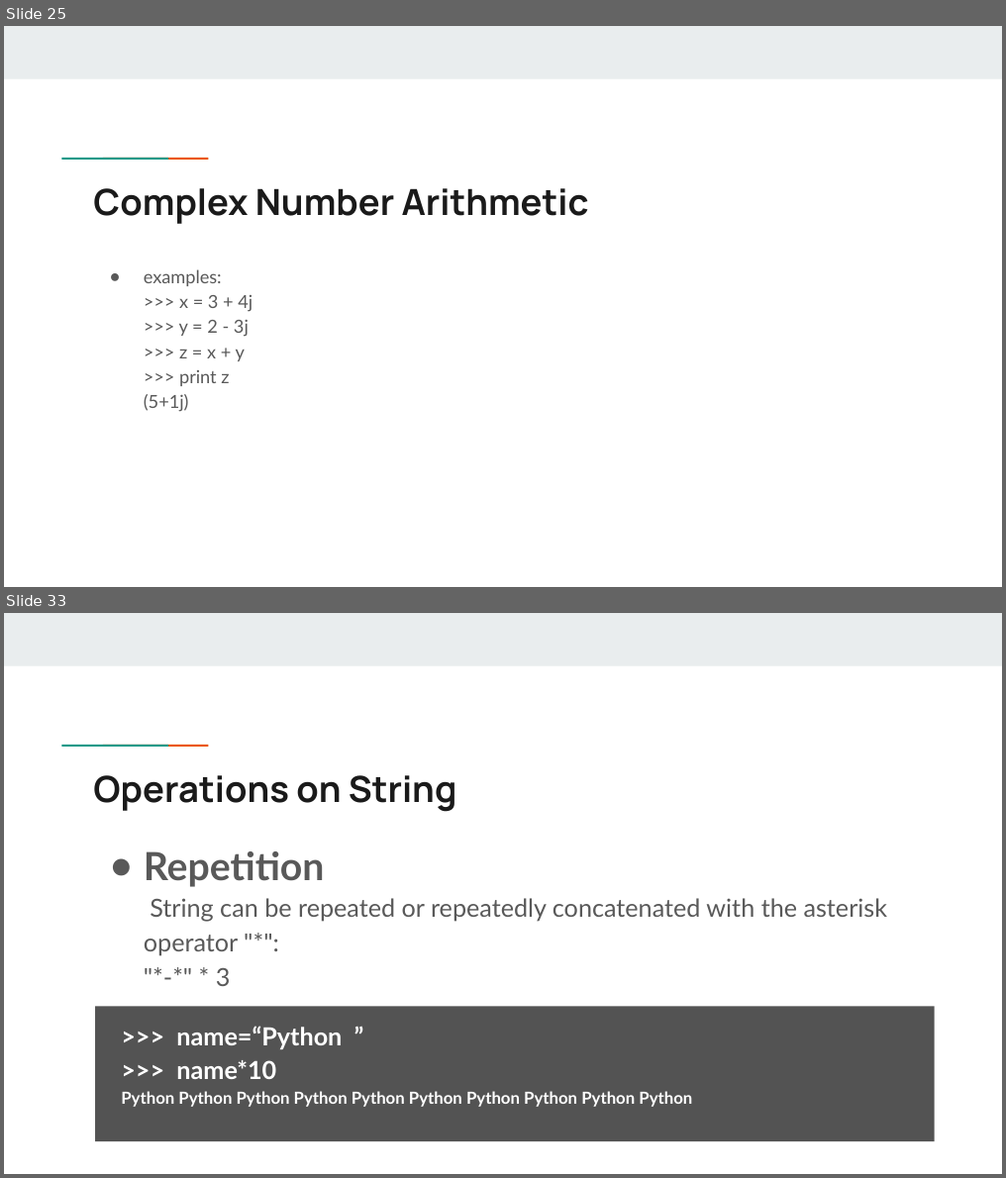
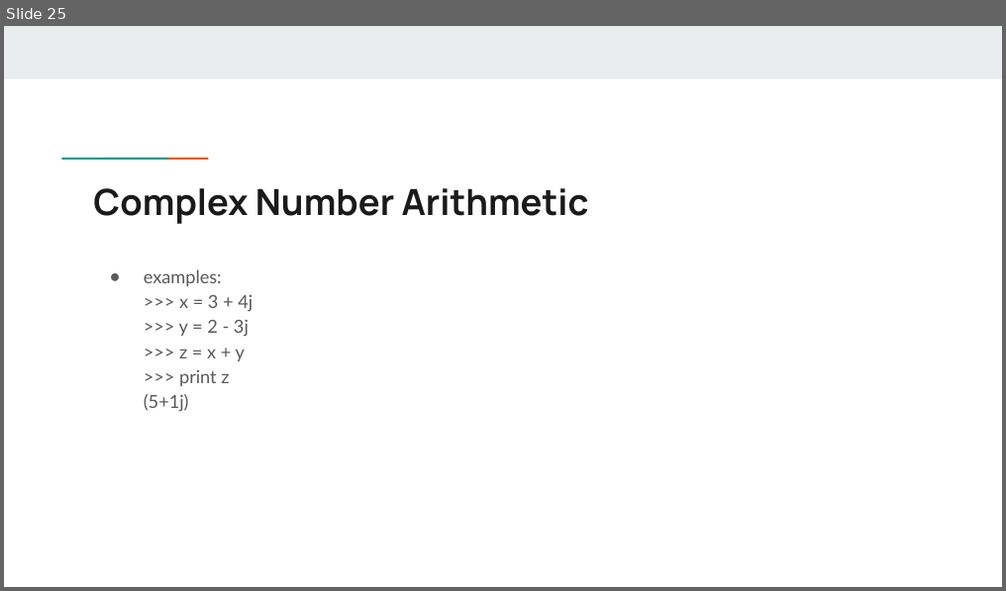
Before and after one commit to giridhersadineni/pythonsrec, a slide deck: 01.Intro/1. Python Basics.pptx. Shown one above the other, each under a label of ours: slides 25 and 33 before the commit, slide 25 after it; the slides between them are not shown. The pictures are 1006x1178 and 1006x591 pixels, drawn with LibreOffice and Linux fonts; fonts in the diff are those of the drawing. Boxes give left, top, right and bottom in pixels: in the first picture for what was removed or moved away, otherwise in the second. Text is boxed around its words. In the diff, an @@ line names an element or a change of style, - is before the commit and + after.

```diff
--- a/01.Intro/1. Python Basics.pptx
+++ b/01.Intro/1. Python Basics.pptx
@@ slide 33 removed at (x1=4, y1=613, x2=1002, y2=1174), background #FFFFFF; not listed: 3 template elements that a slide beside it also shows @@
@@ title removed at (x1=93, y1=775, x2=457, y2=812) @@
-Operations on String
@@ text removed at (x1=144, y1=852, x2=888, y2=957) @@
-● Repetition
-  String can be repeated or repeatedly concatenated with the asterisk operator "*":
-  "*-*" * 3
@@ rectangle removed at (x1=95, y1=1006, x2=934, y2=1142) @@
->>> name=“Python ”
->>> name*10
-Python Python Python Python Python Python Python Python Python Python
```
Also in this commit, not shown: 16 other slides removed, 30 other files.
